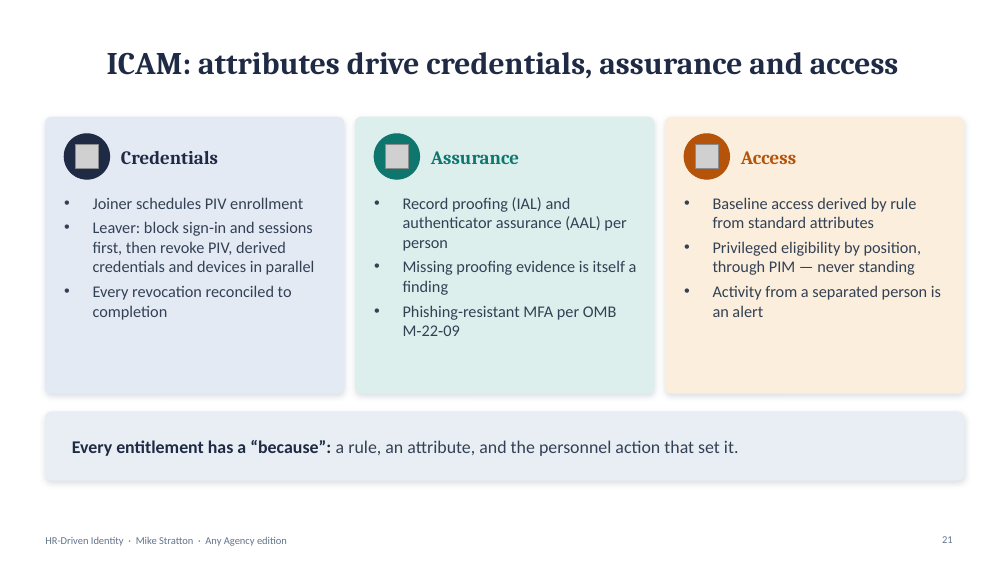
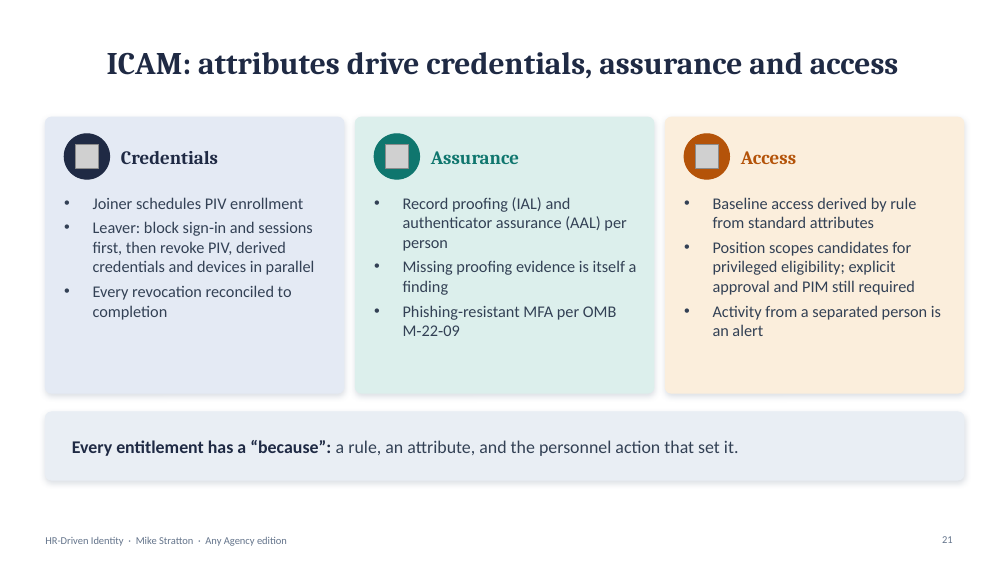
Before and after one commit to WhalerMike/modernization-workbook, a slide deck: slide 21 of presentations/hr-driven-identity-interview/HR_Driven_Identity_Exec_AnyAgency.pptx. Drawn at 1008x567 pixels with LibreOffice and Linux fonts; fonts in the diff are those of the drawing; grey boxes stand for pictures; background and template pictures are left out. Boxes give left, top, right and bottom in pixels: in the first picture for what was removed or moved away, otherwise in the second. Text is boxed around its words. In the diff, an @@ line names an element or a change of style, - is before the commit and + after.

```diff
--- a/presentations/hr-driven-identity-interview/HR_Driven_Identity_Exec_AnyAgency.pptx
+++ b/presentations/hr-driven-identity-interview/HR_Driven_Identity_Exec_AnyAgency.pptx
@@ text at (x1=713, y1=241, x2=915, y2=295): text changed @@
-• Privileged eligibility by position, through PIM — never standing
+• Position scopes candidates for privileged eligibility; explicit approval and PIM still required
```
Also in this commit, not shown: 6 other slides changed, 22 other files.
